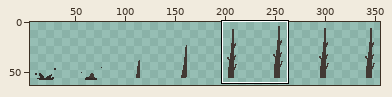
Sprite sheet: Spooky 2D Jam Project/Assets/Sprites/Boss/Spikes_go_up.png. Above: a wide view before the commit, with the close-up outlined.
Close-up. Before:
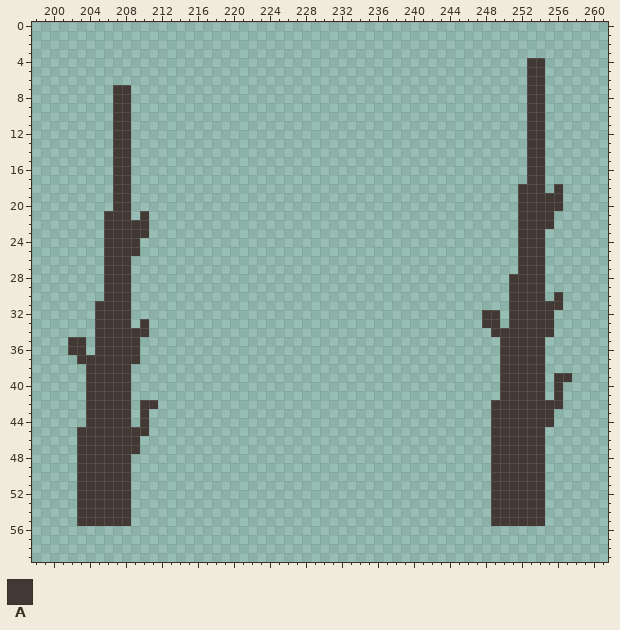
The file is 368x64 pixels. Shown: x 198..261, y 0..59. The wide view leaves out empty margins. The commit also changed other parts of the picture, which this record leaves out.
Palette (. is transparent): A #423934
Pixels before (only the part around the change), first column x 198:
 0 ................................................................
 1 ................................................................
 2 ................................................................
 3 ................................................................
 4 .......................................................AA.......
 5 .......................................................AA.......
 6 .......................................................AA.......
 7 .........AA............................................AA.......
 8 .........AA............................................AA.......
 9 .........AA............................................AA.......
10 .........AA............................................AA.......
11 .........AA............................................AA.......
12 .........AA............................................AA.......
13 .........AA............................................AA.......
14 .........AA............................................AA.......
15 .........AA............................................AA.......
16 .........AA............................................AA.......
17 .........AA............................................AA.......
18 .........AA...........................................AAA.A.....
19 .........AA...........................................AAAAA.....
20 .........AA...........................................AAAAA.....
21 ........AAA.A.........................................AAAA......
22 ........AAAAA.........................................AAAA......
23 ........AAAAA.........................................AAA.......
24 ........AAAA..........................................AAA.......
25 ........AAAA..........................................AAA.......
26 ........AAA...........................................AAA.......
27 ........AAA...........................................AAA.......
28 ........AAA..........................................AAAA.......
29 ........AAA..........................................AAAA.......
30 ........AAA..........................................AAAA.A.....
31 .......AAAA..........................................AAAAAA.....
32 .......AAAA.......................................AA.AAAAA......
33 .......AAAA.A.....................................AA.AAAAA......
34 .......AAAAAA......................................AAAAAAA......
35 ....AA.AAAAA........................................AAAAA.......
36 ....AA.AAAAA........................................AAAAA.......
37 .....AAAAAAA........................................AAAAA.......
38 ......AAAAA.........................................AAAAA.......
39 ......AAAAA.........................................AAAAA.AA....
40 ......AAAAA.........................................AAAAA.A.....
41 ......AAAAA.........................................AAAAA.A.....
42 ......AAAAA.AA.....................................AAAAAAAA.....
43 ......AAAAA.A......................................AAAAAAA......
44 ......AAAAA.A......................................AAAAAAA......
45 .....AAAAAAAA......................................AAAAAA.......
46 .....AAAAAAA.......................................AAAAAA.......
47 .....AAAAAAA.......................................AAAAAA.......
48 .....AAAAAA........................................AAAAAA.......
49 .....AAAAAA........................................AAAAAA.......
50 .....AAAAAA........................................AAAAAA.......
51 .....AAAAAA........................................AAAAAA.......
52 .....AAAAAA........................................AAAAAA.......
53 .....AAAAAA........................................AAAAAA.......
54 .....AAAAAA........................................AAAAAA.......
55 .....AAAAAA........................................AAAAAA.......
56 ................................................................
57 ................................................................
58 ................................................................
59 ................................................................
New version:
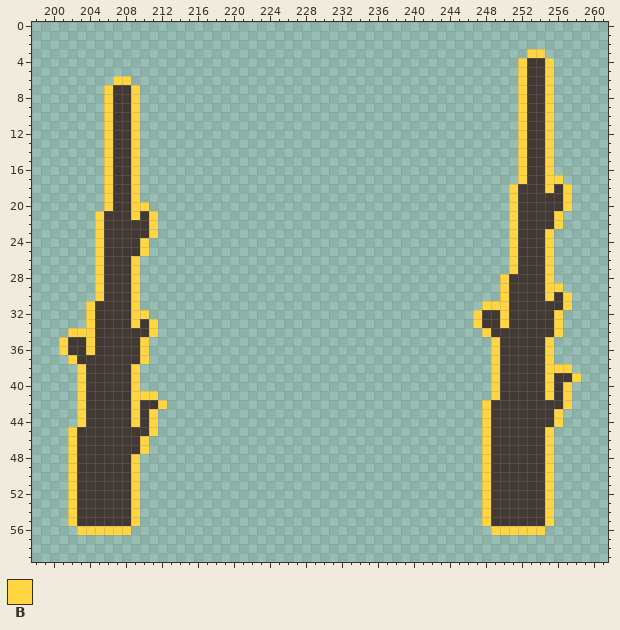
Colours new in this view: B #ffd541
What changed:
Changed rows in their new state; - is an unchanged pixel.
first column x 201:
 3 ----------------------------------------------------BB----
 4 ---------------------------------------------------B--B---
 5 ---------------------------------------------------B--B---
 6 ------BB-------------------------------------------B--B---
 7 -----B--B------------------------------------------B--B---
 8 -----B--B------------------------------------------B--B---
 9 -----B--B------------------------------------------B--B---
10 -----B--B------------------------------------------B--B---
11 -----B--B------------------------------------------B--B---
12 -----B--B------------------------------------------B--B---
13 -----B--B------------------------------------------B--B---
14 -----B--B------------------------------------------B--B---
15 -----B--B------------------------------------------B--B---
16 -----B--B------------------------------------------B--B---
17 -----B--B------------------------------------------B--BB--
18 -----B--B-----------------------------------------B---B-B-
19 -----B--B-----------------------------------------B-----B-
20 -----B--BB----------------------------------------B-----B-
21 ----B---B-B---------------------------------------B----B--
22 ----B-----B---------------------------------------B----B--
23 ----B-----B---------------------------------------B---B---
24 ----B----B----------------------------------------B---B---
25 ----B----B----------------------------------------B---B---
26 ----B---B-----------------------------------------B---B---
27 ----B---B-----------------------------------------B---B---
28 ----B---B----------------------------------------B----B---
29 ----B---B----------------------------------------B----BB--
30 ----B---B----------------------------------------B----B-B-
31 ---B----B--------------------------------------BBB------B-
32 ---B----BB------------------------------------B--B-----B--
33 ---B----B-B-----------------------------------B--B-----B--
34 -BBB------B------------------------------------B-------B--
35 B--B-----B--------------------------------------B-----B---
36 B--B-----B--------------------------------------B-----B---
37 -B-------B--------------------------------------B-----B---
38 --B-----B---------------------------------------B-----BBB-
39 --B-----B---------------------------------------B-----B--B
40 --B-----B---------------------------------------B-----B-B-
41 --B-----BBB-------------------------------------B-----B-B-
42 --B-----B--B-----------------------------------B--------B-
43 --B-----B-B------------------------------------B-------B--
44 --B-----B-B------------------------------------B-------B--
45 -B--------B------------------------------------B------B---
46 -B-------B-------------------------------------B------B---
47 -B-------B-------------------------------------B------B---
48 -B------B--------------------------------------B------B---
49 -B------B--------------------------------------B------B---
50 -B------B--------------------------------------B------B---
51 -B------B--------------------------------------B------B---
52 -B------B--------------------------------------B------B---
53 -B------B--------------------------------------B------B---
54 -B------B--------------------------------------B------B---
55 -B------B--------------------------------------B------B---
56 --BBBBBB----------------------------------------BBBBBB----
Pixel boxes of the changes (left, top, right, bottom) in both close-ups:
added: (473, 49, 581, 535)
added: (59, 76, 167, 535)
